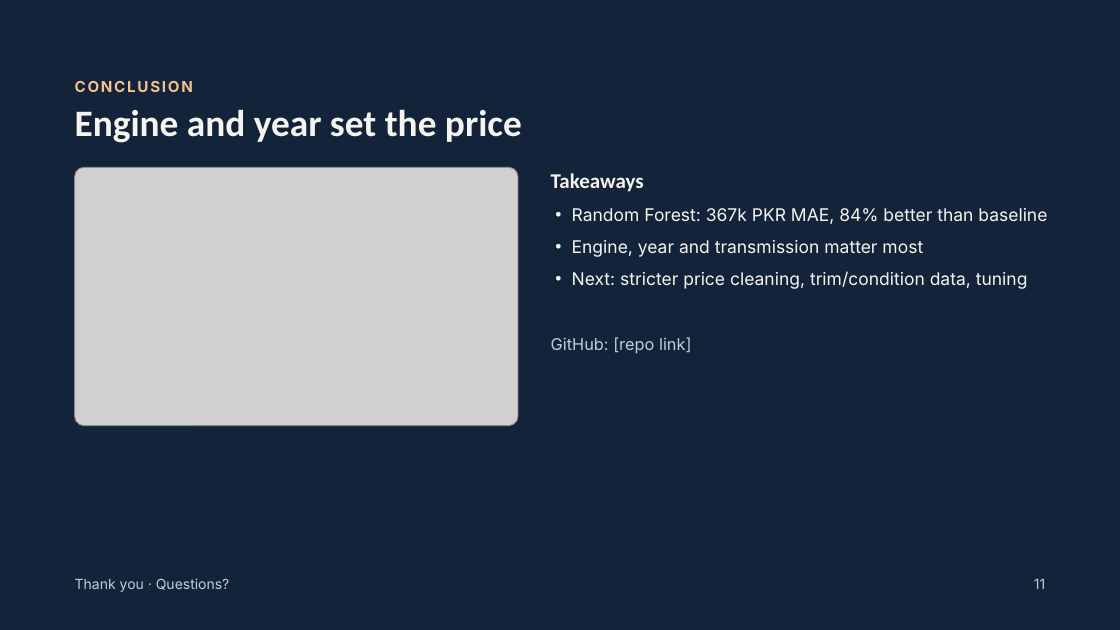
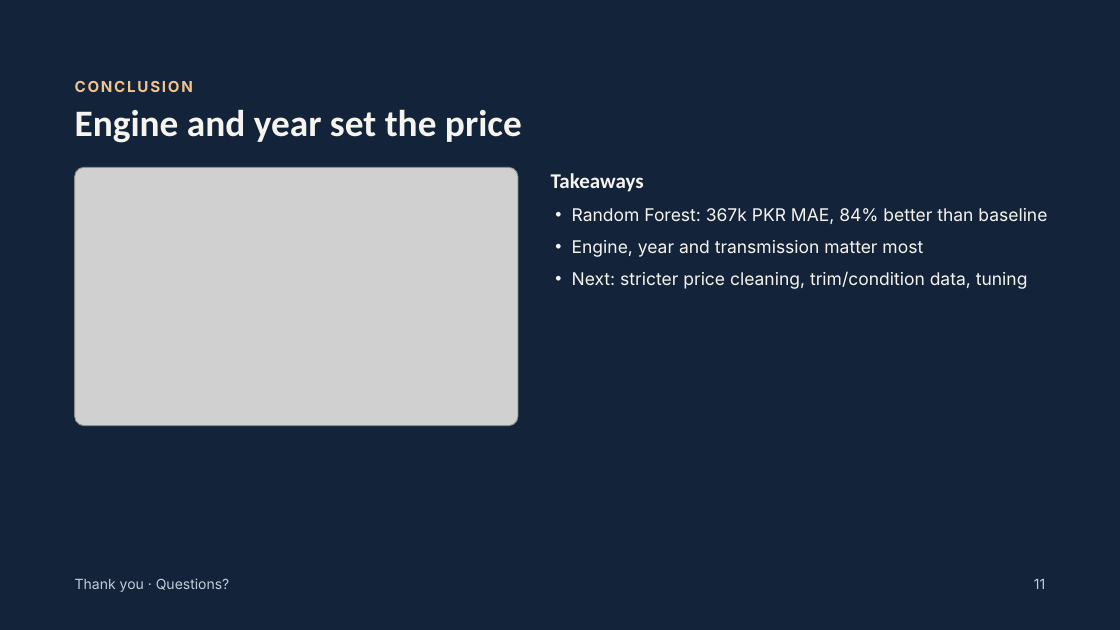
Before and after one commit to saddamkhan11/pakwheels-car-price-prediction, a slide deck: slide 11 of PakWheels Used Car Price Prediction.pptx. Drawn at 1120x630 pixels with LibreOffice and Linux fonts; fonts in the diff are those of the drawing; grey boxes stand for pictures. Boxes give left, top, right and bottom in pixels: in the first picture for what was removed or moved away, otherwise in the second. Text is boxed around its words. In the diff, an @@ line names an element or a change of style, - is before the commit and + after.

```diff
--- a/PakWheels Used Car Price Prediction.pptx
+++ b/PakWheels Used Car Price Prediction.pptx
@@ text removed at [551,337,692,354] @@
-GitHub: [repo link]
```
Also in this commit, not shown: 2 other files.
